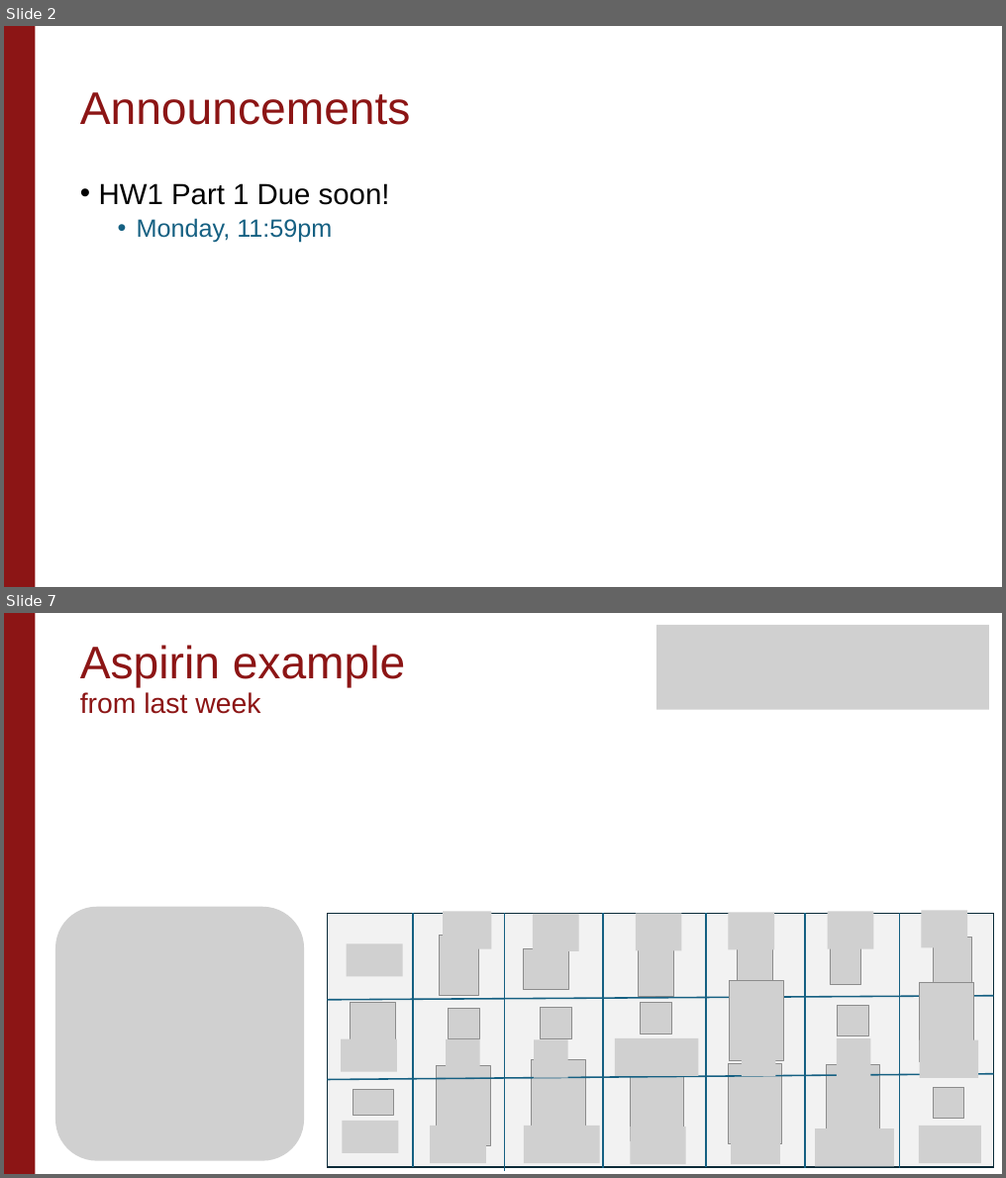
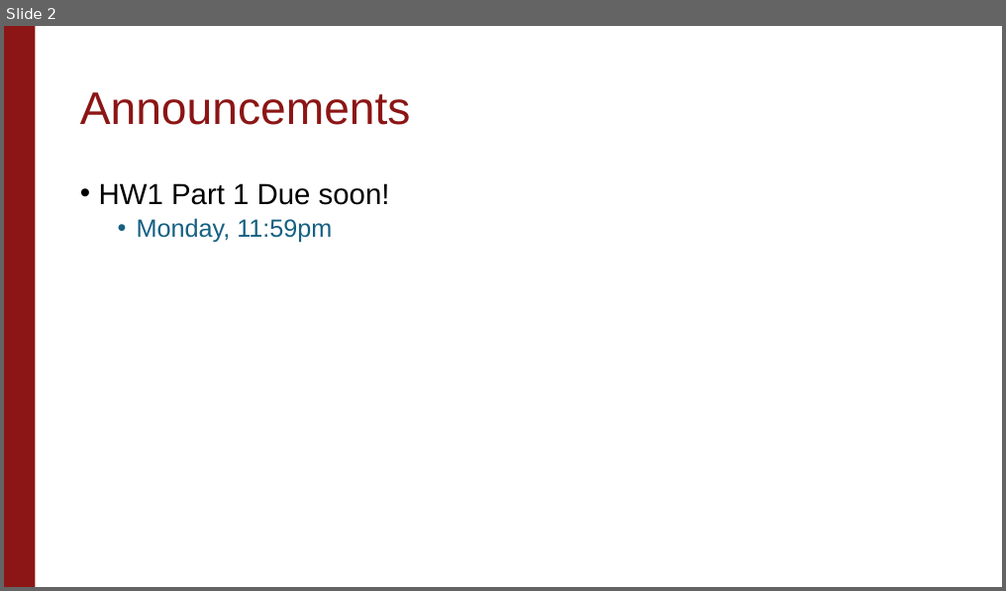
Before and after one commit to stanford-causal-inference-class/stanford-causal-inference-class.github.io, a slide deck: materials/lecture-slides/Unit1_Lecture2.pptx. Shown one above the other, each under a label of ours: slides 2 and 7 before the commit, slide 2 after it; the slides between them are not shown. The pictures are 1006x1178 and 1006x591 pixels, drawn with LibreOffice and Linux fonts; fonts in the diff are those of the drawing; grey boxes stand for pictures; background and template pictures are left out. Boxes give left, top, right and bottom in pixels: in the first picture for what was removed or moved away, otherwise in the second. Text is boxed around its words. In the diff, an @@ line names an element or a change of style, - is before the commit and + after.

```diff
--- a/materials/lecture-slides/Unit1_Lecture2.pptx
+++ b/materials/lecture-slides/Unit1_Lecture2.pptx
@@ slide 7 removed at [4,613,1002,1174], background #FFFFFF; not listed: 1 template element that a slide beside it also shows @@
@@ picture removed at [656,625,989,710] @@
@@ title removed at [80,645,406,714] @@
-Aspirin example
-from last week
@@ picture removed at [55,907,304,1161] @@
@@ group removed at [328,910,994,1171]: 41 pictures, 8 lines, 1 rectangle @@
```
Also in this commit, not shown: 1 slide changed, 21 other slides removed.
